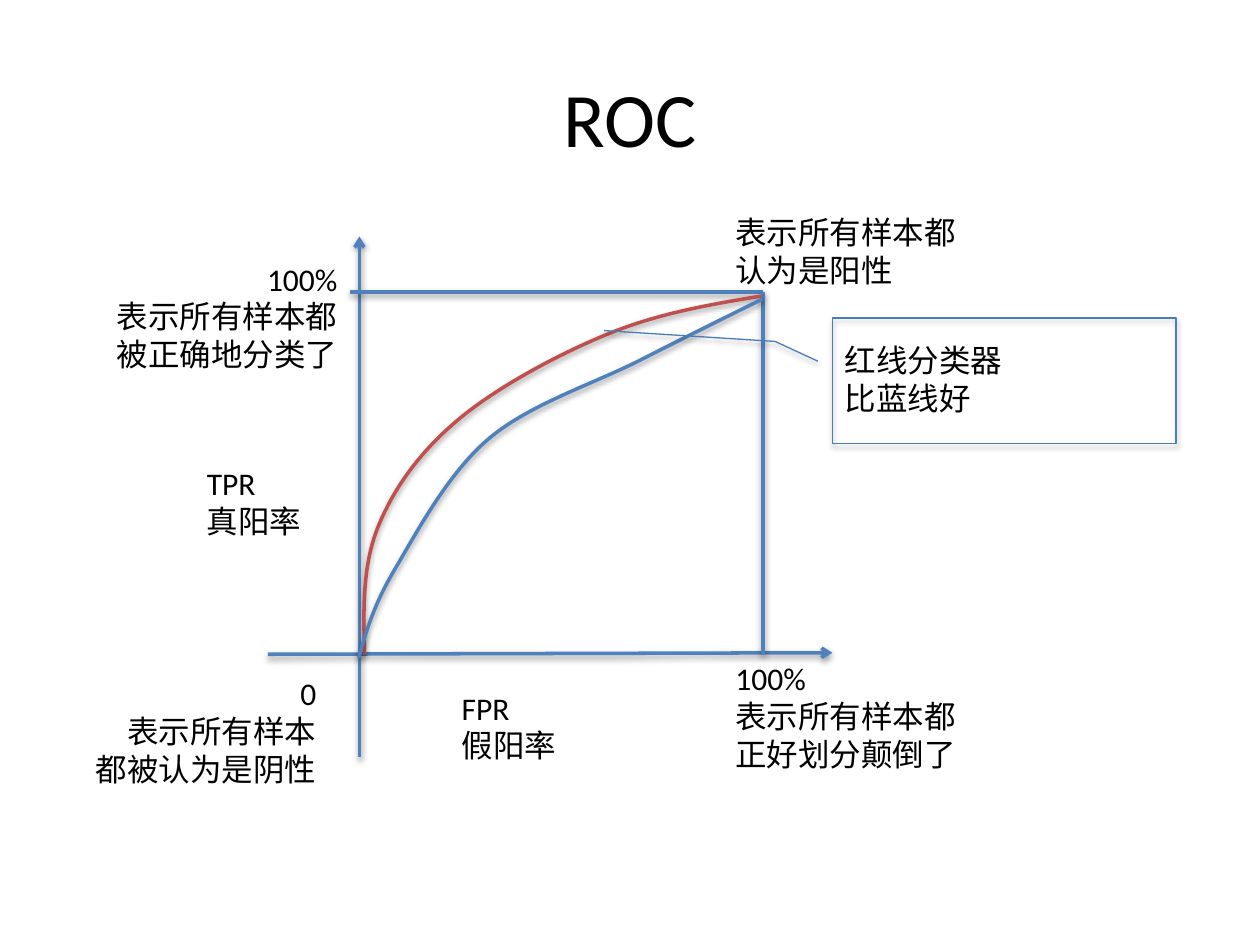
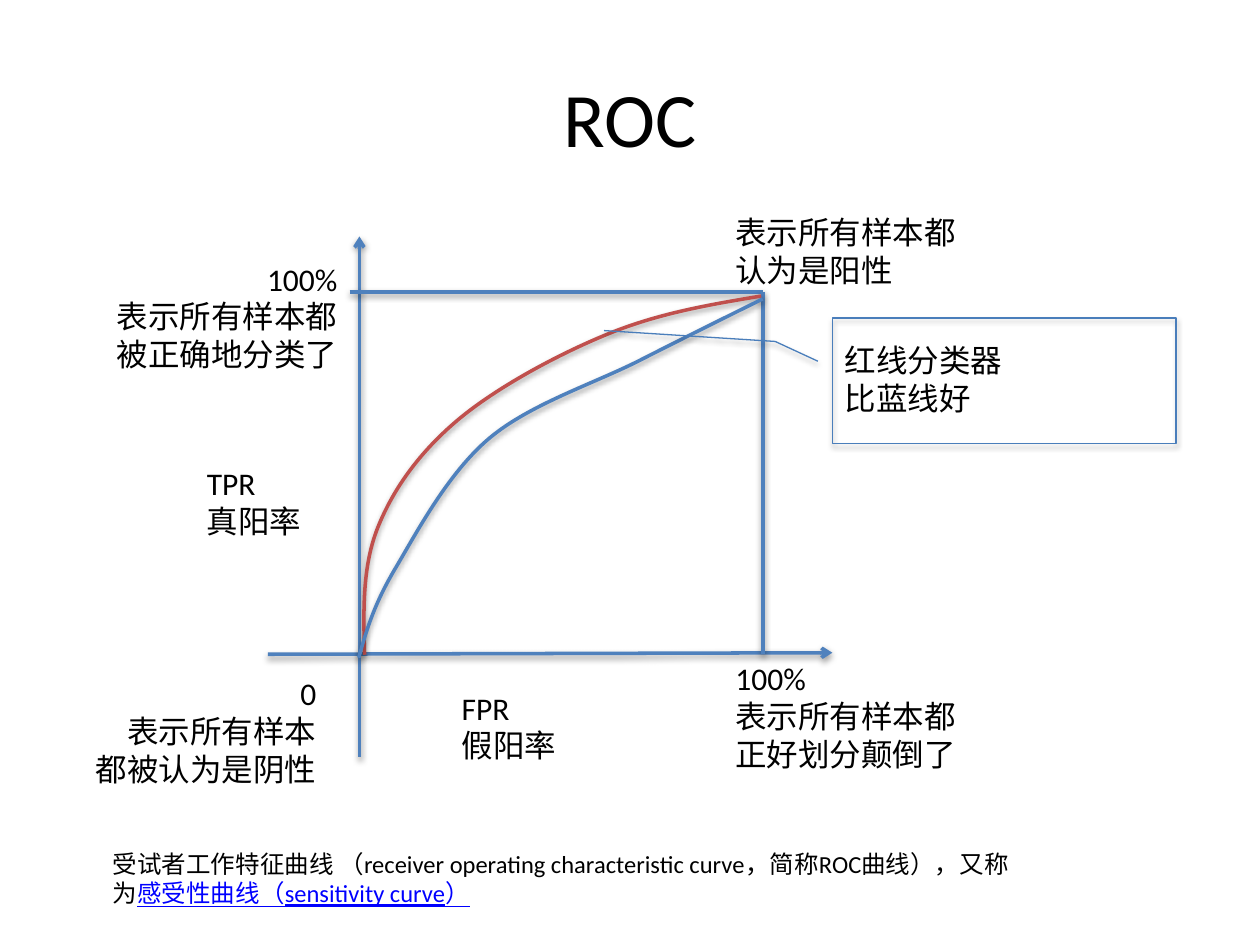
Before and after one commit to lloyd-dong/lab, a slide deck: slide 2 of roc/ROC_F1.pptx. Drawn at 1260x945 pixels with LibreOffice and Linux fonts; fonts in the diff are those of the drawing. Boxes give left, top, right and bottom in pixels: in the first picture for what was removed or moved away, otherwise in the second. Text is boxed around its words. In the diff, an @@ line names an element or a change of style, - is before the commit and + after.

```diff
--- a/roc/ROC_F1.pptx
+++ b/roc/ROC_F1.pptx
@@ text added at bbox=[113, 852, 1008, 907], 14 pt, text #000000 @@
+受试者工作特征曲线 （receiver operating characteristic curve，简称ROC曲线），又称为感受性曲线（sensitivity curve）
```
Also in this commit, not shown: 2 other slides changed.
